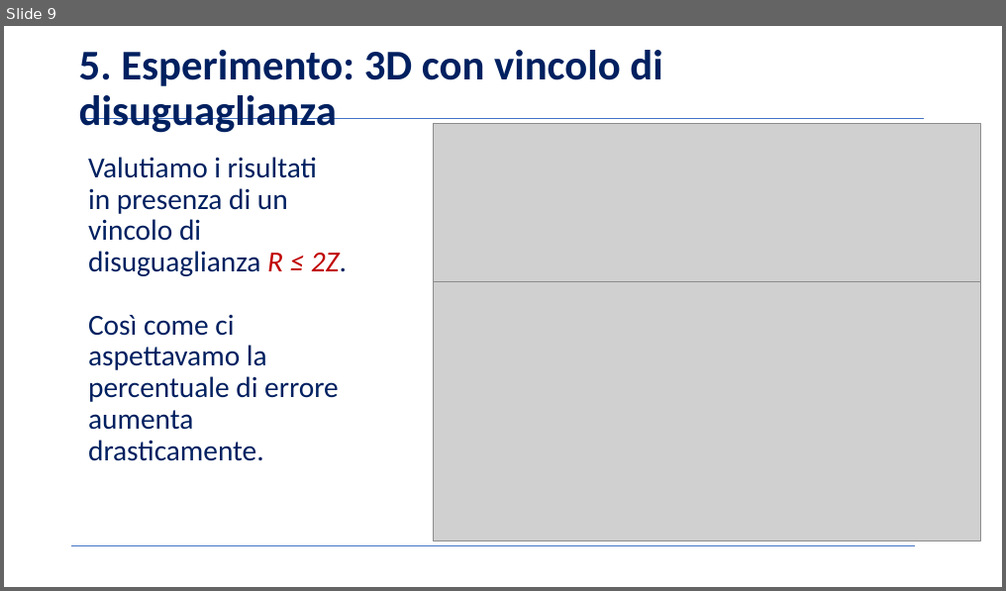
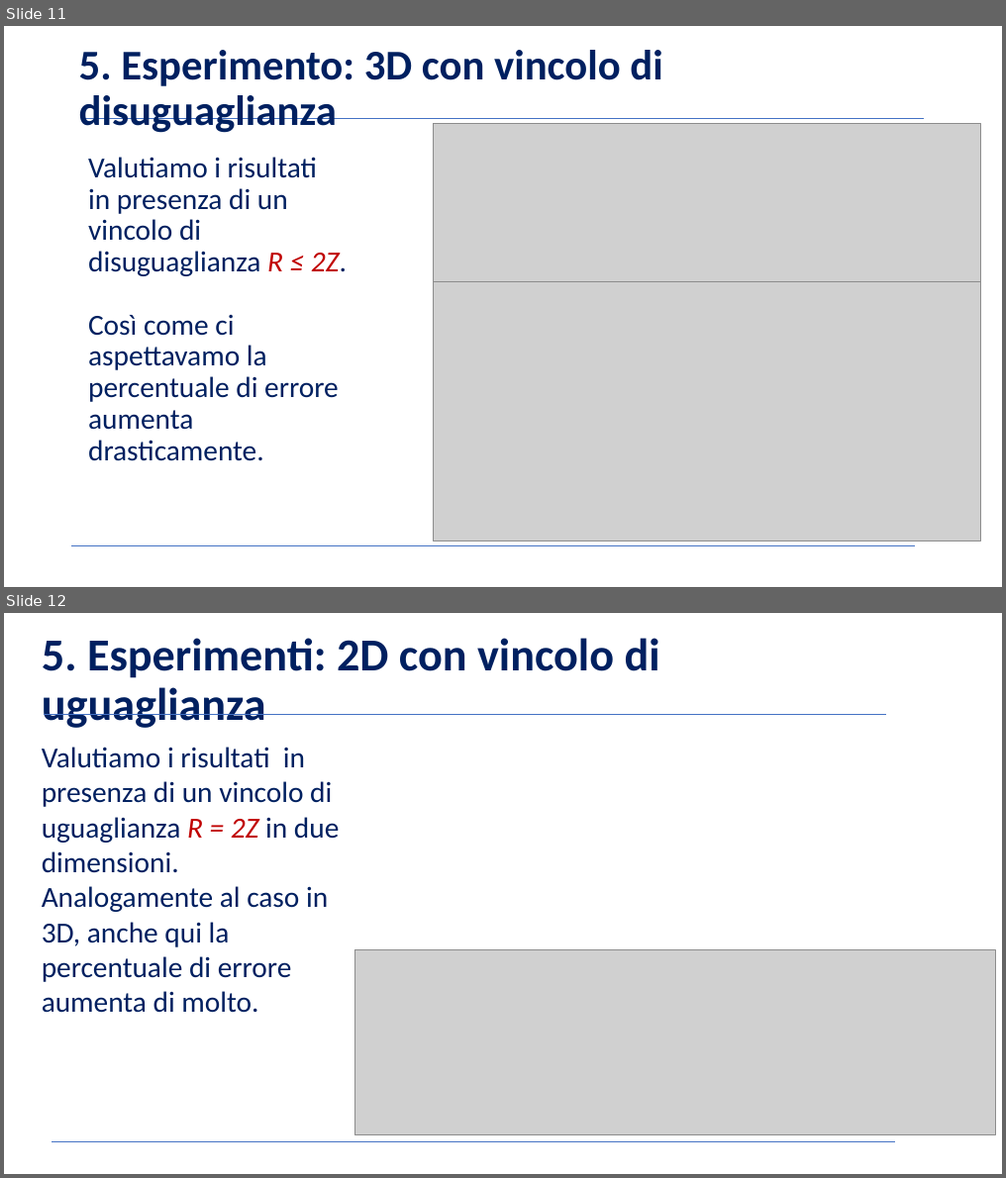
Before and after one commit to BernardoGiordano/NelderMeadMethod, a slide deck: writeup/Slides.pptx. Shown one above the other, each under a label of ours: slide 9 before the commit, slides 11 and 12 after it. The pictures are 1006x591 and 1006x1178 pixels, drawn with LibreOffice and Linux fonts; fonts in the diff are those of the drawing; grey boxes stand for pictures; background and template pictures are left out. Boxes give left, top, right and bottom in pixels: in the first picture for what was removed or moved away, otherwise in the second. Text is boxed around its words. In the diff, an @@ line names an element or a change of style, - is before the commit and + after.

```diff
--- a/writeup/Slides.pptx
+++ b/writeup/Slides.pptx
@@ slide 12 added at (x1=4, y1=613, x2=1002, y2=1174), background picture (left out) @@
@@ title added at (x1=42, y1=638, x2=660, y2=728), 44 pt, text #002060, bold @@
+5. Esperimenti: 2D con vincolo di uguaglianza
@@ line added from (44, 714) to (887, 714), #4472C4 0.5 pt @@
@@ text added at (x1=42, y1=747, x2=339, y2=1013), 28 pt, text #002060 @@
+Valutiamo i risultati in presenza di un vincolo di uguaglianza R = 2Z in due dimensioni.
+Analogamente al caso in 3D, anche qui la percentuale di errore aumenta di molto.
@@ picture added at (x1=355, y1=950, x2=996, y2=1136) @@
@@ line added from (52, 1143) to (895, 1143), #4472C4 0.5 pt @@
@@ what was slide 9 is now slide 11 @@
```
Also in this commit, not shown: 3 other slides added, 1 slide removed.
